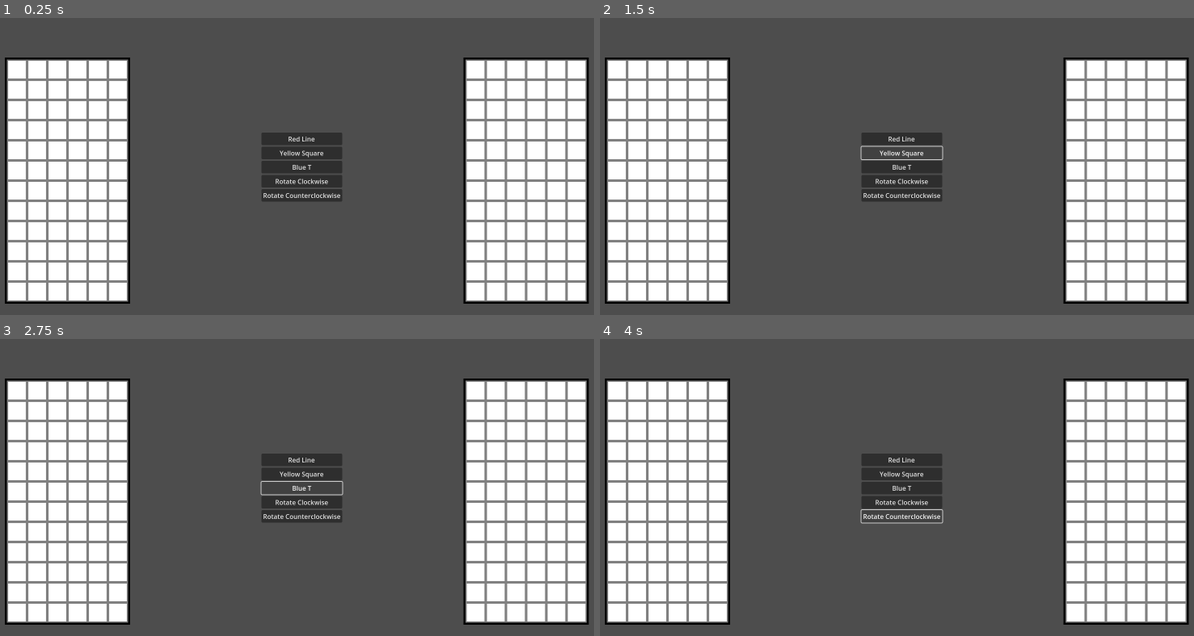
Above: before the commit, frames 1-4 (two rows, left to right).
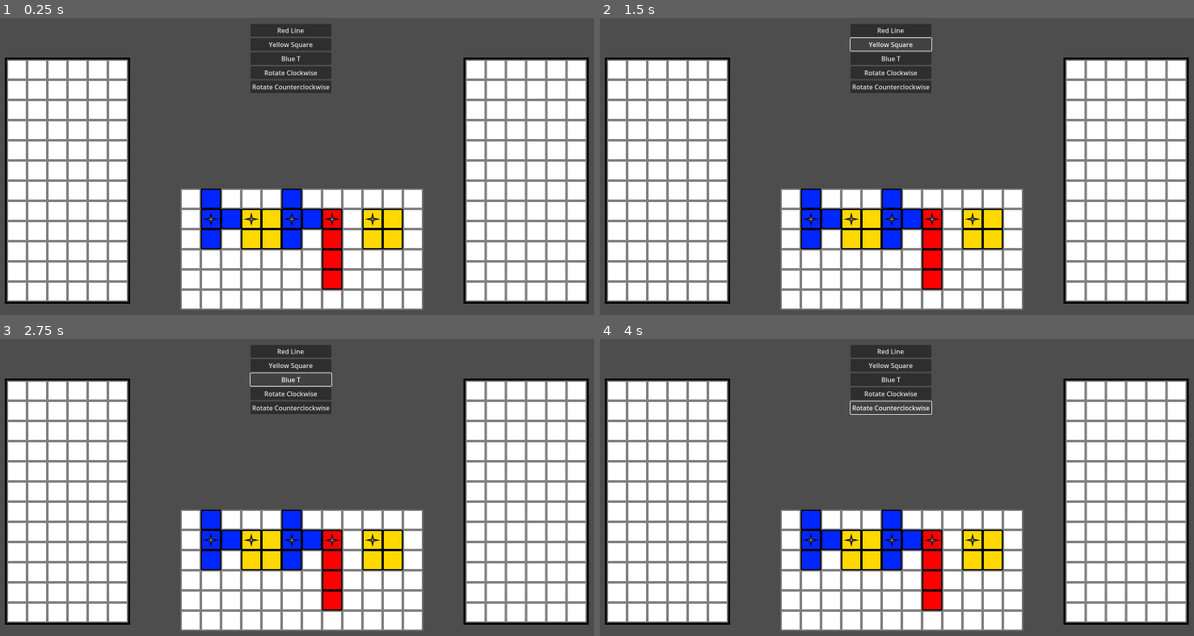
Above: after the commit, the same moments.

Repository: VincentBorchardt/Skremplets-Puzzle-Game-RPJ-2025
Game: Godot game, scene res://scenes/play_scene_test.tscn
Two runs of this game, one before a commit and one after it. Both use one fixed random seed, a clock stepped at 60 frames per second and the inputs below. The project has no main scene, so this scene is started directly.
Inputs:
- Up to frame 1 (0.25 s): no input
- Up to frame 2 (1.5 s): click "Red Line" at 0.5 s; click "Yellow Square" at 1.25 s
- Up to frame 3 (2.75 s): click "Blue T" at 2 s
- Up to frame 4 (4 s): click "Rotate Clockwise" at 2.75 s; click "Rotate Counterclockwise" at 3.5 s

The runs differ from the first frame. In frame 1, 21% of the frame differs, in the area x 30-72%, y 2-99%; in frame 2, 21%; in frame 3, 20%; in frame 4, 21%.

Commit message:
Neutral Grid exists, is populated automatically
There's a neutral grid (which means the old grid changed to PlayGrid), and it's populated automatically with pieces. Next I want to be able to grab a piece from the neutral grid.

Diff:
--- a/scenes/grid_space.tscn
+++ b/scenes/grid_space.tscn
@@ -9,6 +9,7 @@
 
 [node name="GridSpace" type="Area2D"]
 script = ExtResource("1_htyn4")
+metadata/_custom_type_script = "uid://f2ajmd5fuvtk"
 
 [node name="CollisionShape2D" type="CollisionShape2D" parent="."]
 position = Vector2(-0.5, 0.5)
--- /dev/null
+++ b/scenes/neutral_grid.tscn
@@ -0,0 +1,373 @@
+[gd_scene load_steps=3 format=3 uid="uid://b2w6sitg20dna"]
+
+[ext_resource type="Script" uid="uid://rdtmqgtehayh" path="res://scripts/grid.gd" id="1_mgtwh"]
+[ext_resource type="PackedScene" uid="uid://bapgvd2psgvpj" path="res://scenes/grid_space.tscn" id="2_3uut6"]
+
+[node name="NeutralGrid" type="Node2D"]
+script = ExtResource("1_mgtwh")
+grid_x = 12
+grid_y = 6
+grid_owner = 2
+metadata/_custom_type_script = "uid://rdtmqgtehayh"
+
+[node name="Sprite2D" type="Sprite2D" parent="."]
+
+[node name="Spaces" type="Node2D" parent="."]
+
+[node name="GridSpace" parent="Spaces" instance=ExtResource("2_3uut6")]
+space_owner = 2
+
+[node name="GridSpace2" parent="Spaces" instance=ExtResource("2_3uut6")]
+position = Vector2(50, 0)
+location = Vector2i(0, 1)
+space_owner = 2
+
+[node name="GridSpace3" parent="Spaces" instance=ExtResource("2_3uut6")]
+position = Vector2(100, 0)
+location = Vector2i(0, 2)
+space_owner = 2
+
+[node name="GridSpace4" parent="Spaces" instance=ExtResource("2_3uut6")]
+position = Vector2(150, 0)
+location = Vector2i(0, 3)
+space_owner = 2
+
+[node name="GridSpace5" parent="Spaces" instance=ExtResource("2_3uut6")]
+position = Vector2(200, 0)
+location = Vector2i(0, 4)
+space_owner = 2
+
+[node name="GridSpace6" parent="Spaces" instance=ExtResource("2_3uut6")]
+position = Vector2(250, 0)
+location = Vector2i(0, 5)
+space_owner = 2
+
+[node name="GridSpace7" parent="Spaces" instance=ExtResource("2_3uut6")]
+position = Vector2(300, 0)
+location = Vector2i(0, 6)
+space_owner = 2
+
+[node name="GridSpace8" parent="Spaces" instance=ExtResource("2_3uut6")]
+position = Vector2(350, 0)
+location = Vector2i(0, 7)
+space_owner = 2
+
+[node name="GridSpace9" parent="Spaces" instance=ExtResource("2_3uut6")]
+position = Vector2(400, 0)
+location = Vector2i(0, 8)
+space_owner = 2
+
+[node name="GridSpace10" parent="Spaces" instance=ExtResource("2_3uut6")]
+position = Vector2(450, 0)
+location = Vector2i(0, 9)
+space_owner = 2
+
+[node name="GridSpace11" parent="Spaces" instance=ExtResource("2_3uut6")]
+position = Vector2(500, 0)
+location = Vector2i(0, 10)
+space_owner = 2
+
+[node name="GridSpace12" parent="Spaces" instance=ExtResource("2_3uut6")]
+position = Vector2(550, 0)
+location = Vector2i(0, 11)
+space_owner = 2
+
+[node name="GridSpace13" parent="Spaces" instance=ExtResource("2_3uut6")]
+position = Vector2(0, 50)
+location = Vector2i(0, 1)
+space_owner = 2
+
+[node name="GridSpace14" parent="Spaces" instance=ExtResource("2_3uut6")]
+position = Vector2(50, 50)
+location = Vector2i(1, 1)
+space_owner = 2
+
+[node name="GridSpace15" parent="Spaces" instance=ExtResource("2_3uut6")]
+position = Vector2(100, 50)
+location = Vector2i(2, 1)
+space_owner = 2
+
+[node name="GridSpace16" parent="Spaces" instance=ExtResource("2_3uut6")]
+position = Vector2(150, 50)
+location = Vector2i(3, 1)
+space_owner = 2
+
+[node name="GridSpace17" parent="Spaces" instance=ExtResource("2_3uut6")]
+position = Vector2(200, 50)
+location = Vector2i(4, 1)
+space_owner = 2
+
+[node name="GridSpace18" parent="Spaces" instance=ExtResource("2_3uut6")]
+position = Vector2(250, 50)
+location = Vector2i(5, 1)
+space_owner = 2
+
+[node name="GridSpace19" parent="Spaces" instance=ExtResource("2_3uut6")]
+position = Vector2(300, 50)
+location = Vector2i(6, 1)
+space_owner = 2
+
+[node name="GridSpace20" parent="Spaces" instance=ExtResource("2_3uut6")]
+position = Vector2(350, 50)
+location = Vector2i(7, 1)
+space_owner = 2
+
+[node name="GridSpace21" parent="Spaces" instance=ExtResource("2_3uut6")]
+position = Vector2(400, 50)
+location = Vector2i(8, 1)
+space_owner = 2
+
+[node name="GridSpace22" parent="Spaces" instance=ExtResource("2_3uut6")]
+position = Vector2(450, 50)
+location = Vector2i(9, 1)
+space_owner = 2
+
+[node name="GridSpace23" parent="Spaces" instance=ExtResource("2_3uut6")]
+position = Vector2(500, 50)
+location = Vector2i(10, 1)
+space_owner = 2
+
+[node name="GridSpace24" parent="Spaces" instance=ExtResource("2_3uut6")]
+position = Vector2(550, 50)
+location = Vector2i(11, 1)
+space_owner = 2
+
+[node name="GridSpace25" parent="Spaces" instance=ExtResource("2_3uut6")]
+position = Vector2(0, 100)
+location = Vector2i(0, 2)
+space_owner = 2
+
+[node name="GridSpace26" parent="Spaces" instance=ExtResource("2_3uut6")]
+position = Vector2(50, 100)
+location = Vector2i(1, 2)
+space_owner = 2
+
+[node name="GridSpace27" parent="Spaces" instance=ExtResource("2_3uut6")]
+position = Vector2(100, 100)
+location = Vector2i(2, 2)
+space_owner = 2
+
+[node name="GridSpace28" parent="Spaces" instance=ExtResource("2_3uut6")]
+position = Vector2(150, 100)
+location = Vector2i(3, 2)
+space_owner = 2
+
+[node name="GridSpace29" parent="Spaces" instance=ExtResource("2_3uut6")]
+position = Vector2(200, 100)
+location = Vector2i(4, 2)
+space_owner = 2
+
+[node name="GridSpace30" parent="Spaces" instance=ExtResource("2_3uut6")]
+position = Vector2(250, 100)
+location = Vector2i(5, 2)
+space_owner = 2
+
+[node name="GridSpace31" parent="Spaces" instance=ExtResource("2_3uut6")]
+position = Vector2(300, 100)
+location = Vector2i(6, 2)
+space_owner = 2
+
+[node name="GridSpace32" parent="Spaces" instance=ExtResource("2_3uut6")]
+position = Vector2(350, 100)
+location = Vector2i(7, 2)
+space_owner = 2
+
+[node name="GridSpace33" parent="Spaces" instance=ExtResource("2_3uut6")]
+position = Vector2(400, 100)
+location = Vector2i(8, 2)
+space_owner = 2
+
+[node name="GridSpace34" parent="Spaces" instance=ExtResource("2_3uut6")]
+position = Vector2(450, 100)
+location = Vector2i(9, 2)
+space_owner = 2
+
+[node name="GridSpace35" parent="Spaces" instance=ExtResource("2_3uut6")]
+position = Vector2(500, 100)
+location = Vector2i(10, 2)
+space_owner = 2
+
+[node name="GridSpace36" parent="Spaces" instance=ExtResource("2_3uut6")]
+position = Vector2(550, 100)
+location = Vector2i(11, 2)
+space_owner = 2
+
+[node name="GridSpace37" parent="Spaces" instance=ExtResource("2_3uut6")]
+position = Vector2(0, 150)
+location = Vector2i(0, 3)
+space_owner = 2
+
+[node name="GridSpace38" parent="Spaces" instance=ExtResource("2_3uut6")]
+position = Vector2(50, 150)
+location = Vector2i(1, 3)
+space_owner = 2
+
+[node name="GridSpace39" parent="Spaces" instance=ExtResource("2_3uut6")]
+position = Vector2(100, 150)
+location = Vector2i(2, 3)
+space_owner = 2
+
+[node name="GridSpace40" parent="Spaces" instance=ExtResource("2_3uut6")]
+position = Vector2(150, 150)
+location = Vector2i(3, 3)
+space_owner = 2
+
+[node name="GridSpace41" parent="Spaces" instance=ExtResource("2_3uut6")]
+position = Vector2(200, 150)
+location = Vector2i(4, 3)
+space_owner = 2
+
+[node name="GridSpace42" parent="Spaces" instance=ExtResource("2_3uut6")]
+position = Vector2(250, 150)
+location = Vector2i(5, 3)
+space_owner = 2
+
+[node name="GridSpace43" parent="Spaces" instance=ExtResource("2_3uut6")]
+position = Vector2(300, 150)
+location = Vector2i(6, 3)
+space_owner = 2
+
+[node name="GridSpace44" parent="Spaces" instance=ExtResource("2_3uut6")]
+position = Vector2(350, 150)
+location = Vector2i(7, 3)
+space_owner = 2
+
+[node name="GridSpace45" parent="Spaces" instance=ExtResource("2_3uut6")]
+position = Vector2(400, 150)
+location = Vector2i(8, 3)
+space_owner = 2
+
+[node name="GridSpace46" parent="Spaces" instance=ExtResource("2_3uut6")]
+position = Vector2(450, 150)
+location = Vector2i(9, 3)
+space_owner = 2
+
+[node name="GridSpace47" parent="Spaces" instance=ExtResource("2_3uut6")]
+position = Vector2(500, 150)
+location = Vector2i(10, 3)
+space_owner = 2
+
+[node name="GridSpace48" parent="Spaces" instance=ExtResource("2_3uut6")]
+position = Vector2(550, 150)
+location = Vector2i(11, 3)
+space_owner = 2
+
+[node name="GridSpace49" parent="Spaces" instance=ExtResource("2_3uut6")]
+position = Vector2(0, 200)
+location = Vector2i(0, 4)
+space_owner = 2
+
+[node name="GridSpace50" parent="Spaces" instance=ExtResource("2_3uut6")]
+position = Vector2(50, 200)
+location = Vector2i(1, 4)
+space_owner = 2
+
+[node name="GridSpace51" parent="Spaces" instance=ExtResource("2_3uut6")]
+position = Vector2(100, 200)
+location = Vector2i(2, 4)
+space_owner = 2
+
+[node name="GridSpace52" parent="Spaces" instance=ExtResource("2_3uut6")]
+position = Vector2(150, 200)
+location = Vector2i(3, 4)
+space_owner = 2
+
+[node name="GridSpace53" parent="Spaces" instance=ExtResource("2_3uut6")]
+position = Vector2(200, 200)
+location = Vector2i(4, 4)
+space_owner = 2
+
+[node name="GridSpace54" parent="Spaces" instance=ExtResource("2_3uut6")]
+position = Vector2(250, 200)
+location = Vector2i(5, 4)
+space_owner = 2
+
+[node name="GridSpace55" parent="Spaces" instance=ExtResource("2_3uut6")]
+position = Vector2(300, 200)
+location = Vector2i(6, 4)
+space_owner = 2
+
+[node name="GridSpace56" parent="Spaces" instance=ExtResource("2_3uut6")]
+position = Vector2(350, 200)
+location = Vector2i(7, 4)
+space_owner = 2
+
+[node name="GridSpace57" parent="Spaces" instance=ExtResource("2_3uut6")]
+position = Vector2(400, 200)
+location = Vector2i(8, 4)
+space_owner = 2
+
+[node name="GridSpace58" parent="Spaces" instance=ExtResource("2_3uut6")]
+position = Vector2(450, 200)
+location = Vector2i(9, 4)
+space_owner = 2
+
+[node name="GridSpace59" parent="Spaces" instance=ExtResource("2_3uut6")]
+position = Vector2(500, 200)
+location = Vector2i(10, 4)
+space_owner = 2
+
+[node name="GridSpace60" parent="Spaces" instance=ExtResource("2_3uut6")]
+position = Vector2(550, 200)
+location = Vector2i(11, 4)
+space_owner = 2
+
+[node name="GridSpace61" parent="Spaces" instance=ExtResource("2_3uut6")]
+position = Vector2(0, 250)
+location = Vector2i(0, 5)
+space_owner = 2
+
+[node name="GridSpace62" parent="Spaces" instance=ExtResource("2_3uut6")]
+position = Vector2(50, 250)
+location = Vector2i(1, 5)
+space_owner = 2
+
+[node name="GridSpace63" parent="Spaces" instance=ExtResource("2_3uut6")]
+position = Vector2(100, 250)
+location = Vector2i(2, 5)
+space_owner = 2
+
+[node name="GridSpace64" parent="Spaces" instance=ExtResource("2_3uut6")]
+position = Vector2(150, 250)
+location = Vector2i(3, 5)
+space_owner = 2
+
+[node name="GridSpace65" parent="Spaces" instance=ExtResource("2_3uut6")]
+position = Vector2(200, 250)
+location = Vector2i(4, 5)
+space_owner = 2
+
+[node name="GridSpace66" parent="Spaces" instance=ExtResource("2_3uut6")]
+position = Vector2(250, 250)
+location = Vector2i(5, 5)
+space_owner = 2
+
+[node name="GridSpace67" parent="Spaces" instance=ExtResource("2_3uut6")]
+position = Vector2(300, 250)
+location = Vector2i(6, 5)
+space_owner = 2
+
+[node name="GridSpace68" parent="Spaces" instance=ExtResource("2_3uut6")]
+position = Vector2(350, 250)
+location = Vector2i(7, 5)
+space_owner = 2
+
+[node name="GridSpace69" parent="Spaces" instance=ExtResource("2_3uut6")]
+position = Vector2(400, 250)
+location = Vector2i(8, 5)
+space_owner = 2
+
+[node name="GridSpace70" parent="Spaces" instance=ExtResource("2_3uut6")]
+position = Vector2(450, 250)
+location = Vector2i(9, 5)
+space_owner = 2
+
+[node name="GridSpace71" parent="Spaces" instance=ExtResource("2_3uut6")]
+position = Vector2(500, 250)
+location = Vector2i(10, 5)
+space_owner = 2
+
+[node name="GridSpace72" parent="Spaces" instance=ExtResource("2_3uut6")]
+position = Vector2(550, 250)
+location = Vector2i(11, 5)
+space_owner = 2
--- a/scenes/grid.tscn
+++ b/scenes/play_grid.tscn
@@ -4,10 +4,11 @@
 [ext_resource type="PackedScene" uid="uid://bapgvd2psgvpj" path="res://scenes/grid_space.tscn" id="1_t5fjg"]
 [ext_resource type="Texture2D" uid="uid://buaqf06iwirva" path="res://assets/grid/temp_grid_border.png" id="1_w88cy"]
 
-[node name="Grid" type="Node2D"]
+[node name="PlayGrid" type="Node2D"]
 script = ExtResource("1_2s7k2")
 grid_x = 6
 grid_y = 12
+metadata/_custom_type_script = "uid://rdtmqgtehayh"
 
 [node name="Background" type="Sprite2D" parent="."]
 position = Vector2(125, 275)
--- a/scenes/play_scene_test.tscn
+++ b/scenes/play_scene_test.tscn
@@ -1,6 +1,7 @@
-[gd_scene load_steps=3 format=3 uid="uid://bgdtshogglm73"]
+[gd_scene load_steps=4 format=3 uid="uid://bgdtshogglm73"]
 
-[ext_resource type="PackedScene" uid="uid://btqyofq3jfh3h" path="res://scenes/grid.tscn" id="1_g6us7"]
+[ext_resource type="PackedScene" uid="uid://btqyofq3jfh3h" path="res://scenes/play_grid.tscn" id="1_g6us7"]
+[ext_resource type="PackedScene" uid="uid://b2w6sitg20dna" path="res://scenes/neutral_grid.tscn" id="2_ehd68"]
 [ext_resource type="PackedScene" uid="uid://ccanpro3dipby" path="res://scenes/piece_box.tscn" id="2_lixwp"]
 
 [node name="PlaySceneTest" type="Node2D"]
@@ -12,8 +13,11 @@
 position = Vector2(1255, 280)
 grid_owner = 1
 
+[node name="NeutralGrid" parent="." instance=ExtResource("2_ehd68")]
+position = Vector2(550, 600)
+
 [node name="PieceBoxTest" parent="." instance=ExtResource("2_lixwp")]
-offset_left = 725.0
-offset_top = 436.0
-offset_right = 925.0
-offset_bottom = 607.0
+offset_left = 698.0
+offset_top = 167.0
+offset_right = 898.0
+offset_bottom = 338.0
--- a/scripts/grid.gd
+++ b/scripts/grid.gd
@@ -9,42 +9,59 @@
 
 var piece_list = PieceList.new()
 
+# TODO This is a temporary hack to make neutral grids work in a basic form
+# This should probably be in a global, or maybe tied to the specific level if/when they get implemented
+var piece_storage = ["res://resources/pieces/blue_four_t.tres", "res://resources/pieces/red_four_line.tres", "res://resources/pieces/yellow_four_square.tres"]
+
 #TODO This needs to be updated for the final project and not duplicated everywhere
 enum Player {PLAYER_1, PLAYER_2, UNOWNED}
 enum Type {RED, BLUE, YELLOW, WILD, NONE}
 
 func _ready() -> void:
 	spaces_list = $Spaces.get_children()
+	#print(spaces_list)
+	for space in spaces_list:
+		space.space_owner = grid_owner
 	if grid_owner == Player.UNOWNED:
-		pass
+		print("Populating Neutral Grid")
+		populate_neutral_grid()
 
 #TODO Check if the returns are needed in this function specifically beyond breaks
 func _on_grid_space_add_new_piece(new_piece, new_location, player):
 	print("in _on_grid_space_add_new_piece")
+	if not is_legal_place(new_piece, new_location, player):
+		return false
+	else:
+		place_piece(new_piece, new_location)
+		Inventory.current_piece = null
+		try_to_clear_pieces()
+		return true
+
+func is_legal_place(new_piece, new_location, player):
 	if player != grid_owner:
 		print("Not Player 1's Grid")
 		return false
 	if piece_list.has_overlaps(new_piece, new_location):
 		return false
-	var piece_points = []
 	for point in new_piece.secondary_points:
 		var new_point = point + new_location
 		if point_is_off_grid(new_point):
 			print(str(new_point) + " is off the grid")
 			return false
-		else:
-			piece_points.append(new_point)
+	return true
 
+func place_piece(new_piece, new_location):
 	# This is the actual modifying the piece and adding it, since it's good now
+	var piece_points = []
 	new_piece.root_point_location = new_location
 	for i in range(new_piece.secondary_points.size()):
 		var point = new_piece.secondary_points[i]
+		piece_points.append(point)
 		new_piece.secondary_points[i] = point + new_location
 	piece_list.add(new_piece, piece_points)
 	for node in spaces_list:
 		node._on_add_new_piece(new_piece, new_location)
-	Inventory.current_piece = null
-	try_to_clear_pieces()
+	print(piece_list)
 	return true
 
 func try_to_clear_pieces():
@@ -59,3 +76,13 @@
 func point_is_off_grid(point):
 	# TODO This should be removed and point to the piece off_grid function?
 	return point.x < 0 or point.y < 0 or point.x >= grid_x or point.y >= grid_y
+
+# TODO THIS IS EXTREMELY HARDCODED FOR NOW
+func populate_neutral_grid():
+	for i in range(5):
+		var index = randi() % 3
+		var piece = load(piece_storage[index]).duplicate()
+		var location = Vector2i(((2 * i) + 1), 1)
+		# TODO This doesn't check if the space is legal, it shouldn't in this hack but likely will eventually
+		place_piece(piece, location)
+	#print(piece_list)
--- a/scripts/grid_space.gd
+++ b/scripts/grid_space.gd
@@ -3,6 +3,7 @@
 #TODO This should combine both the GridSpace and PieceSpace classes from the sandbox
 # Make sure everything works once I get the grid itself working
 signal add_new_piece
+signal grab_neutral_piece
 
 var is_root_node = false
 var root_piece: Piece
@@ -10,7 +11,7 @@
 #TODO Not sure if these variables are needed for anything, or if it's better to work with the Sprite2Ds directly
 var grid_image: Texture2D
 var piece_image: Texture2D
-var space_group = "Grid Spaces " + str(space_owner)
+#var space_group = "Grid Spaces " + str(space_owner)
 
 @export var location: Vector2i
 @export var space_owner: Player
@@ -18,9 +19,9 @@
 enum Player {PLAYER_1, PLAYER_2, UNOWNED}
 
 func _ready() -> void:
-	space_group = "Grid Spaces " + str(space_owner)
+	#space_group = "Grid Spaces " + str(space_owner)
 	#print(space_group)
-	add_to_group(space_group)
+	#add_to_group(space_group)
 	grid_image = $SpaceImage.texture
 
 # TODO is_covered might be redundant at this point--I'm not removing it now,
@@ -61,10 +62,12 @@
 func _on_input_event(viewport, event, shape_idx):
 	if event is InputEventMouseButton and event.pressed:
 		print("clicked on grid space " + str(location))
+		if space_owner == Player.UNOWNED and not Inventory.current_piece:
+			grab_neutral_piece.emit(Player.PLAYER_1)
 		if not is_covered and Inventory.current_piece:
 			print("adding new piece")
 			# TODO PLAYER_1 is hardcoded for a click; this needs to change if MP becomes a thing
 			add_new_piece.emit(Inventory.current_piece.duplicate(), location, Player.PLAYER_1)
 
-func str():
+func _to_string() -> String:
 	return str(location)
--- a/scripts/piece.gd
+++ b/scripts/piece.gd
@@ -12,6 +12,8 @@
 # TODO These need to be updated for the final project
 # They should also be in a better place to not be duplicated everywhere
 enum Player {PLAYER_1, PLAYER_2, UNOWNED}
+# TODO Consider making the value of each "Type" the string to preload its resource?
+# Definitely wait until things are more finalized (and only in one place)
 enum Type {RED, BLUE, YELLOW, WILD, NONE}
 
 func is_touching(piece2):
--- a/scripts/piece_list.gd
+++ b/scripts/piece_list.gd
@@ -54,3 +54,6 @@
 						pieces_to_check.append(new_piece)
 						found_new_piece = true
 	return pieces_to_check
+
+func _to_string() -> String:
+	return str(list)
